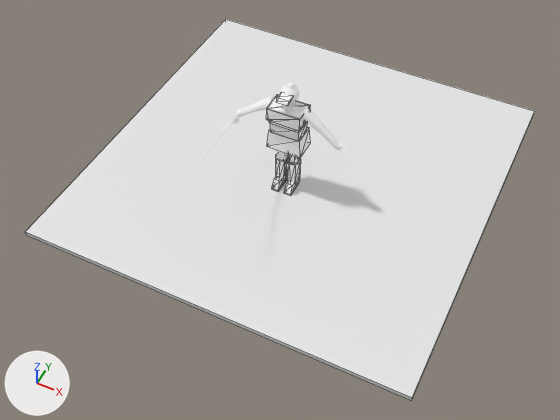
The Blender file ArtSource/Pedestrians/Blender/LakeFisherman3D.blend: old version first, new version second.
Rendered twice from a 50 mm camera at (3.33, -6.9, 7.98) aimed at (0.15, -0.56, 0.05). The lights are fixed; the arrows at lower left show +X, +Y and +Z. The older version comes first. Mesh edges are drawn as thin lines on the coarser meshes.

Names of what the first picture shows: 'CLO_SlickerHem', 'PreviewGround' and 20 more.
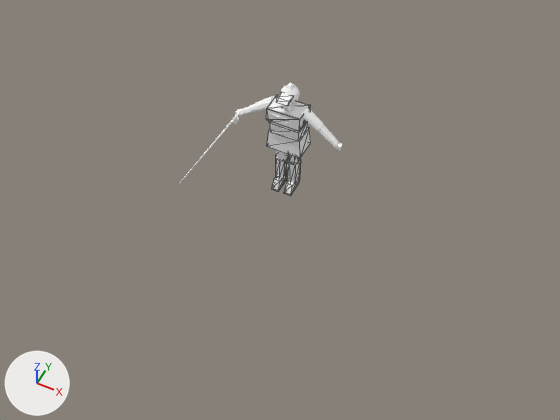
What the commit changed:
Object 'PreviewGround' (ob_previewground) is deleted.

Where the change shows, as pixel boxes (x1, y1, x2, y2) in the pictures (560 x 420 px):
'PreviewGround', deleted
    before: (25, 19, 535, 401)
